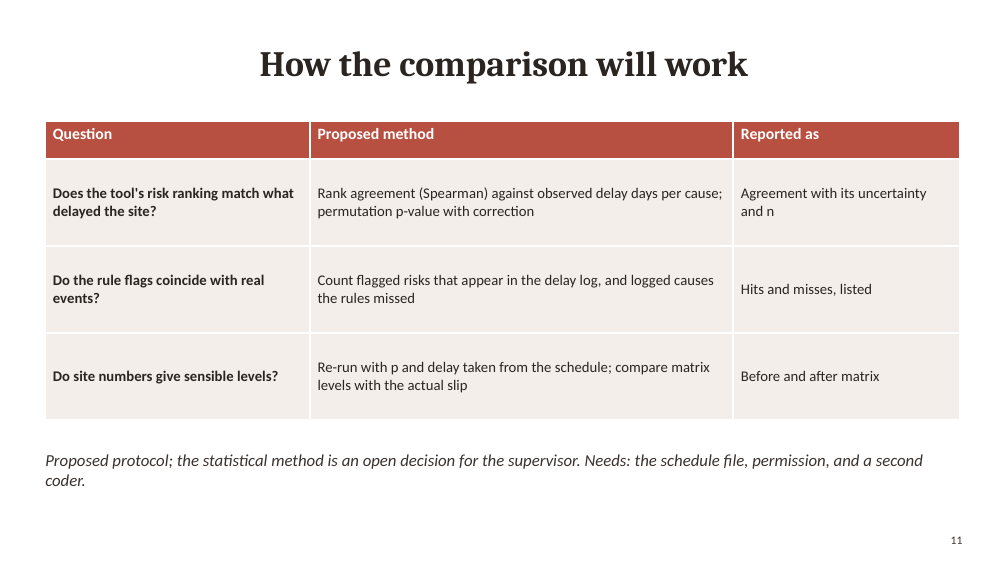
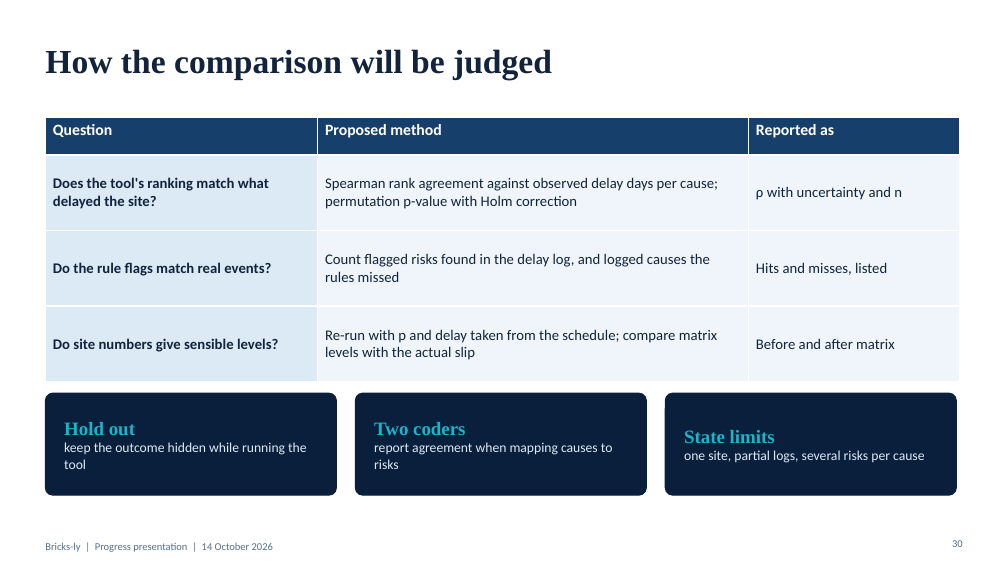
Before and after one commit to DrAssassin3214/FYP, a slide deck: slide 30 of docs/progress_report_2026-10-14/Bricks-ly_Progress_Presentation.pptx (slide 11 before the commit). Drawn at 1008x567 pixels with LibreOffice and Linux fonts; fonts in the diff are those of the drawing. Boxes give left, top, right and bottom in pixels: in the first picture for what was removed or moved away, otherwise in the second. Text is boxed around its words. In the diff, an @@ line names an element or a change of style, - is before the commit and + after.

```diff
--- a/docs/progress_report_2026-10-14/Bricks-ly_Progress_Presentation.pptx
+++ b/docs/progress_report_2026-10-14/Bricks-ly_Progress_Presentation.pptx
@@ title at (45, 49, 552, 80): text changed; size 34 to 32 pt; font Cambria to Times New Roman; text colour #2B2522 to #12233B @@
-How the comparison will work
+How the comparison will be judged
@@ table at (45, 117, 960, 364) @@
-row 2: Does the tool's risk ranking match what delayed the site? | Rank agreement (Spearman) against observed delay days per cause; permutation p-value with correction | Agreement with its uncertainty and n
+row 2: Does the tool's ranking match what delayed the site? | Spearman rank agreement against observed delay days per cause; permutation p-value with Holm correction | ρ with uncertainty and n
-row 3, column 1: Do the rule flags coincide with real events?
+row 3, column 1: Do the rule flags match real events?
-row 3, column 2: Count flagged risks that appear in the delay log, and logged causes the rules missed
+row 3, column 2: Count flagged risks found in the delay log, and logged causes the rules missed
@@ fill #B85042 to #173F6B in row 1 @@
@@ fill #F3EEEA to #DCEAF6 in 3 cells @@
@@ fill #F3EEEA to #EFF5FA in 6 cells @@
@@ text colour #2B2522 to #12233B in "Hits and misses, listed", "Do site numbers give sensible levels?", "Re-run with p and delay taken from ...", "Before and after matrix" @@
@@ table: place and size @@
-table at (45, 121, 960, 397)
+table at (45, 117, 960, 364)
@@ rounded rectangle added at (45, 393, 337, 495), fill #0A1F3C, outline #0A1F3C 1 pt @@
@@ rounded rectangle added at (355, 393, 647, 495), fill #0A1F3C, outline #0A1F3C 1 pt @@
@@ rounded rectangle added at (665, 393, 957, 495), fill #0A1F3C, outline #0A1F3C 1 pt @@
@@ text added at (64, 422, 306, 469), 13 pt, text #DCEAF6 @@
+Hold out
+keep the outcome hidden while running the tool
@@ text added at (374, 422, 613, 469), 13 pt, text #DCEAF6 @@
+Two coders
+report agreement when mapping causes to risks
@@ text added at (684, 430, 924, 463), 13 pt, text #DCEAF6 @@
+State limits
+one site, partial logs, several risks per cause
@@ text removed at (45, 454, 923, 486) @@
-Proposed protocol; the statistical method is an open decision for the supervisor. Needs: the schedule file, permission, and a second coder.
@@ page number removed at (951, 536, 963, 544) @@
-11
@@ text added at (45, 542, 273, 552), 10 pt, text #55708A @@
+Bricks-ly | Progress presentation | 14 October 2026
@@ page number added at (952, 540, 963, 547), 10 pt, text #55708A @@
+30
```
Also in this commit, not shown: 3 other slides changed, 30 slides added, 8 slides removed, 1 other file.
